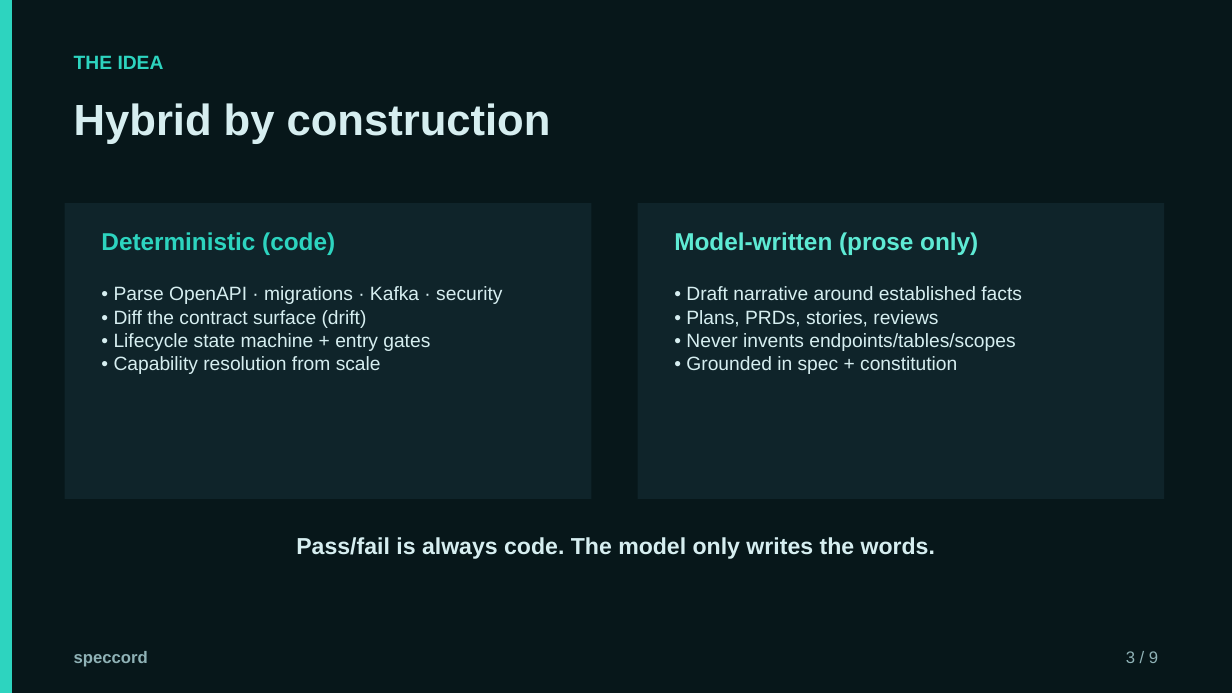
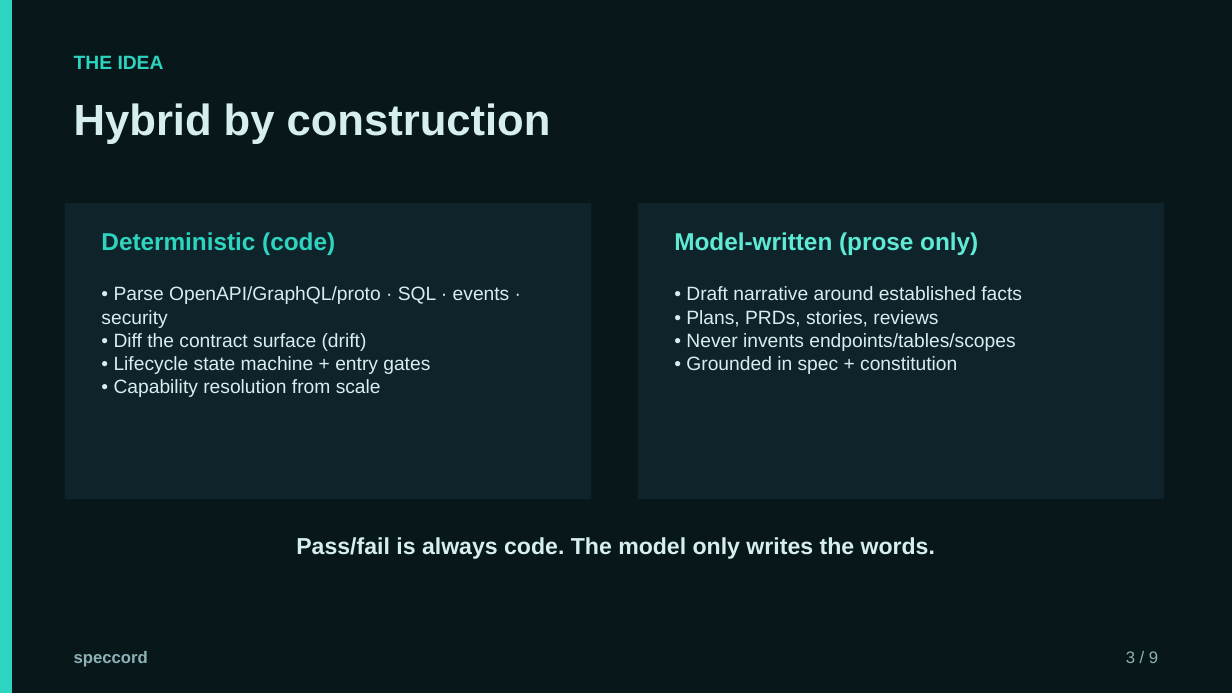
Before and after one commit to krishnachaitanyap/speccord, a slide deck: slide 3 of docs/speccord-deck.pptx. Drawn at 1232x693 pixels with LibreOffice and Linux fonts; fonts in the diff are those of the drawing. Boxes give left, top, right and bottom in pixels: in the first picture for what was removed or moved away, otherwise in the second. Text is boxed around its words. In the diff, an @@ line names an element or a change of style, - is before the commit and + after.

Commit message:
PR3: universal discovery providers (GraphQL, Protobuf, AsyncAPI, Prisma, SQL DDL)
- lib/discovery/universal.ts: five language-agnostic providers, each runs only when its file type is present
- export parseCreateTables for reuse; register universal providers in builtin
- docs: USAGE provider list, ROADMAP A2+B1 done, deck hybrid bullet

```diff
--- a/docs/speccord-deck.pptx
+++ b/docs/speccord-deck.pptx
@@ text at (x1=101, y1=286, x2=510, y2=328): text changed @@
-• Parse OpenAPI · migrations · Kafka · security
+• Parse OpenAPI/GraphQL/proto · SQL · events · security
```
Also in this commit, not shown: 8 other files.
